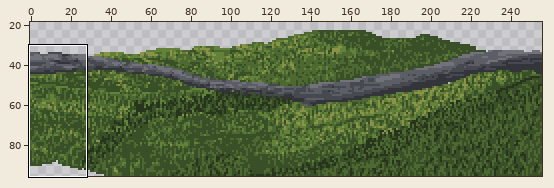
Edited in one commit: pixel-art file (Assets/World/Wilderness/path-wilderness-0.aseprite). The picture above shows the old version from afar; the outline marks the close-up.
Close-up. Before:
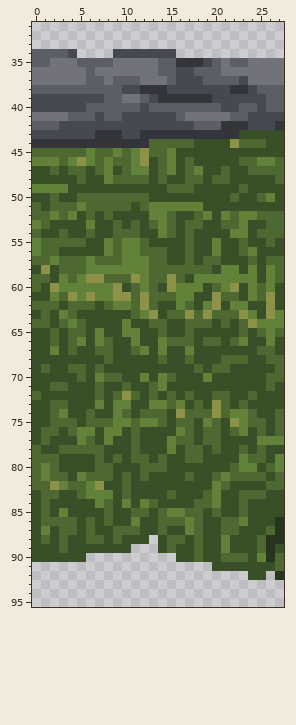
256x96 pixels, 1 frame. Shown: x 0..27, y 31..95. The wide view leaves out empty margins.
After the commit:
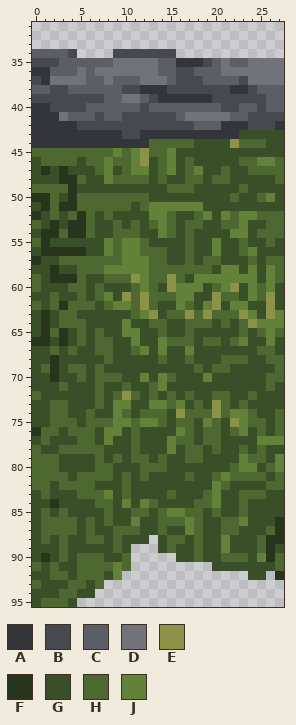
Palette (. is transparent): A #33353b  B #474950  C #5c5e65  D #71727a  E #8c9348  F #26351c  G #394f27  H #4d6830  J #628139
What changed:
The author changed colour B to colour A in row 40 at x 0 to 1; in row 42 at x 3 to 4; in row 43 at x 0 to 6.
The author changed colour C to colour A in row 42 at x 0 to 2.
The author changed colour D to colour A in row 36 at x 0 to 1; in row 37 at x 1; in row 41 at x 0 to 2.
The author changed colour C to colour B in row 35 at x 0 to 1; in row 38 at x 2 to 3.
The author changed colour D to colour B in row 35 at x 2; in row 37 at x 0.
The author changed colour D to colour C in row 35 at x 3 to 4; in row 36 at x 2 to 4.
The author changed colour G to colour F in row 47 at x 1 and 3; in row 48 at x 3 to 4; in row 49 at x 4; in row 50 at x 0 to 1 and 4; in row 51 at x 1; in row 52 at x 5.
The author changed colour G to colour F in row 53 at x 2 and 4 to 5; in row 54 at x 1 to 2 and 4 to 5; in row 56 at x 3 to 5; in rows 58 to 59 at x 2; in row 62 at x 3; in row 65 at x 1 and 3.
The author changed colour G to colour F in row 66 at x 0 to 1 and 3; in rows 68 to 70 at x 2; in row 76 at x 0; in row 84 at x 2; in row 90 at x 1.
The author changed colour H to colour F in row 51 at x 3 to 4; in row 52 at x 0; in row 55 at x 1; in row 56 at x 1 to 2; in row 57 at x 0; in row 59 at x 4.
The author changed colour H to colour F in rows 63 to 64 at x 1.
The author changed colour J to colour F in row 59 at x 3.
Colour G now appears in row 90 at x 8 to 9; in row 91 at x 1 and 3 to 4; in row 92 at x 0 to 1, 4 and 8; in row 93 at x 1 to 3 and 6; in row 94 at x 0 to 2 and 5 to 6; in row 95 at x 0 and 4.
The author changed colour E to colour G in row 46 at x 5; in row 58 at x 1; in row 59 at x 6 to 7; in row 60 at x 2 and 9; in row 61 at x 4, 6 and 9; in row 82 at x 2 and 7.
The author changed colour H to colour G in row 47 at x 2 and 4 to 5; in row 51 at x 0; in row 52 at x 1 and 3; in row 53 at x 1; in row 54 at x 0; in row 55 at x 2 to 5.
The author changed colour H to colour G in row 57 at x 1; in row 58 at x 3 to 4; in row 59 at x 1; in row 61 at x 3; in row 62 at x 1; in row 64 at x 0.
The author changed colour H to colour G in row 65 at x 4; in row 66 at x 2 and 4; in row 71 at x 2; in row 83 at x 2; in row 84 at x 1.
The author changed colour J to colour G in row 46 at x 0; in row 56 at x 0; in row 57 at x 2; in row 60 at x 3, 6 and 8.
Colour H now appears in row 90 at x 6 to 7 and 10; in row 91 at x 0, 2, 5 to 8 and 10; in row 92 at x 2 to 3 and 5 to 7; in row 93 at x 0, 4 to 5 and 7; in row 94 at x 3 to 4; in row 95 at x 1 to 3.
The author changed colour G to colour H in row 87 at x 2; in row 89 at x 9; in row 90 at x 3 and 5.
The author changed colour J to colour H in row 45 at x 6; in row 46 at x 1 to 2, 4 and 6; in row 49 at x 0 to 3; in row 51 at x 5; in row 52 at x 2 and 4; in row 53 at x 0 and 6.
The author changed colour J to colour H in row 55 at x 0; in row 57 at x 6; in row 58 at x 6 to 7; in row 59 at x 5; in row 60 at x 4 to 5 and 7; in row 61 at x 2, 5 and 7.
The author changed colour J to colour H in row 63 at x 3; in row 64 at x 4; in row 65 at x 7; in row 66 at x 5 and 7; in row 67 at x 2; in row 70 at x 7.
The author changed colour J to colour H in row 73 at x 7; in row 74 at x 3; in row 76 at x 5 to 6; in row 77 at x 5; in row 80 at x 1; in row 81 at x 1 and 5.
The author changed colour J to colour H in row 82 at x 3 and 6; in row 83 at x 6 to 7; in row 84 at x 7; in row 85 at x 3; in row 87 at x 1.
Colour J now appears in rows 91 to 92 at x 9.
Changed places in both close-ups, as pixel boxes (x1, y1, x2, y2):
changed: (32, 58, 131, 607)
